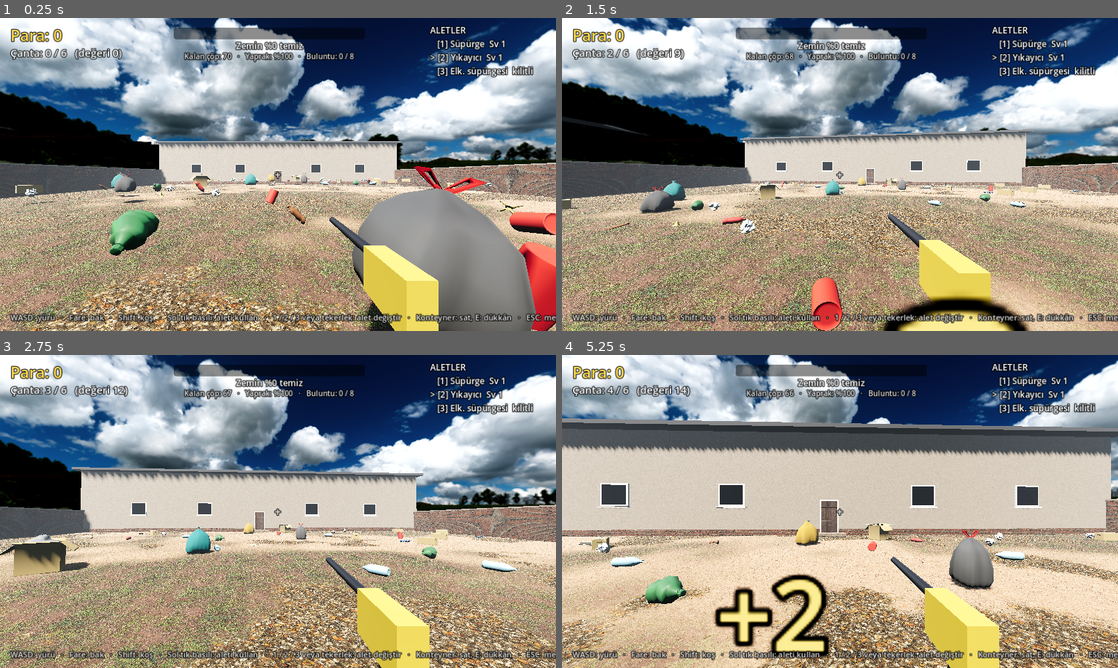
Above: before the commit, frames 1-4 (two rows, left to right).
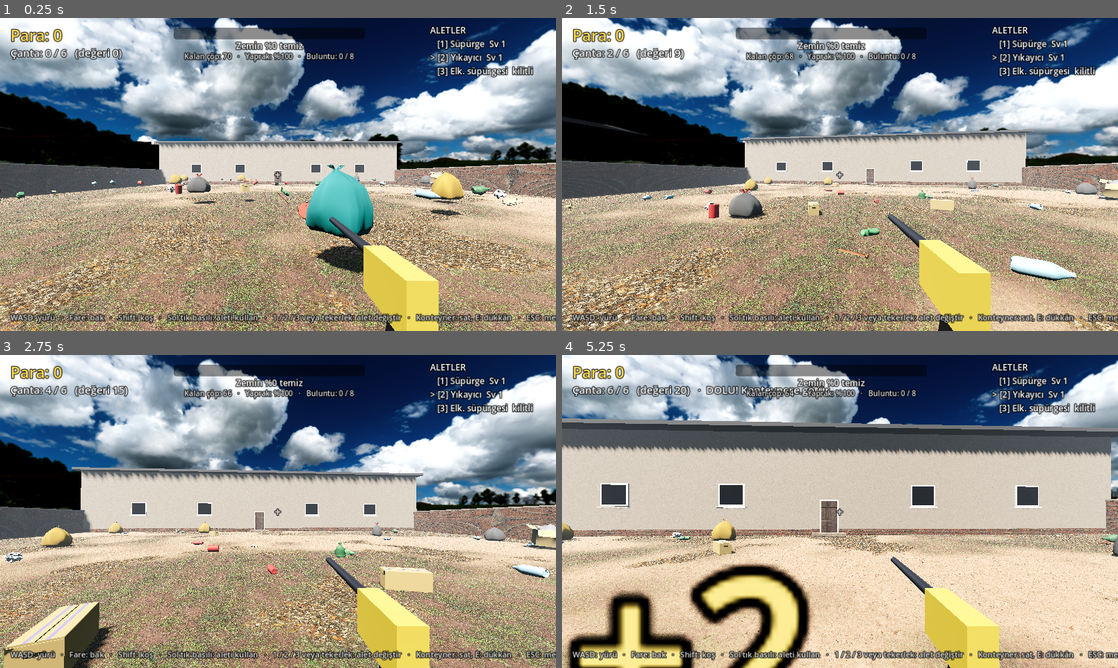
Above: after the commit, the same moments.

Repository: bogacavdar/Junk-to-Shine
Game: Godot game, scene res://main.tscn
Two runs of this game, one before a commit and one after it. Both use one fixed random seed, a clock stepped at 60 frames per second and the inputs below.
Inputs (mouse positions are in pixels of both pictures, inside the frame that each line leads up to):
- Up to frame 1 (0.25 s): no input
- Up to frame 2 (1.5 s): tap Enter at 0.5 s; move the mouse to (867, 174) at 0.52 s; hold E (interact) 0.53-1.28 s; hold W (move_up) from 0.53 s (still down); click (867, 174) at 0.67 s; move the mouse to (812, 174) at 1.27 s; tap Shift (run) at 1.35 s
- Up to frame 3 (2.75 s): keep holding W (move_up); move the mouse to (289, 505) at 2.02 s; press the mouse at (289, 505) at 2.03 s
- Up to frame 4 (5.25 s): keep holding W (move_up); move the mouse to (834, 517) at 2.77 s; release the mouse at (834, 517) at 2.78 s; tap 1 at 2.85 s; click (834, 517) at 2.92 s; move the mouse to (878, 514) at 3.52 s; tap 2 at 3.6 s; move the mouse to (795, 508) at 4.27 s; tap 3 at 4.35 s; move the mouse to (845, 511) at 5.02 s; hold E (interact) from 5.03 s (still down); click (845, 511) at 5.17 s

The runs differ from the first frame. In frame 1, 25% of the frame differs, in the area x 0-100%, y 46-100%; in frame 2, 14%; in frame 3, 16%; in frame 4, 22%.

Commit message:
Süpürgeyi yeniden tasarla, alet hareketleri, ince hedef halkası
- Süpürge: ahşap dokulu sap sağ alttan öne-aşağı uzanıyor, fırça başı ve kılları görünür
- Kullanırken süpürge sağa sola süpürüyor, yıkayıcı tepiyor, elektrik süpürgesi titriyor
- Dolu sarı disk yerine ince yarı saydam hedef halkası

Co-Authored-By: Claude Opus 5.5 <noreply@anthropic.com>
Claude-Session: https://claude.ai/code/session_01BTyhiHPd1tC3NJd2rRFT53

Diff:
--- a/scripts/main.gd
+++ b/scripts/main.gd
@@ -571,13 +571,13 @@
 func _build_tool_visuals() -> void:
 	# Hedef halkası (rengi alete göre değişir)
 	aim_ring = MeshInstance3D.new()
-	var disk := CylinderMesh.new()
-	disk.top_radius = 1.0
-	disk.bottom_radius = 1.0
-	disk.height = 0.02
-	disk.radial_segments = 24
+	var disk := TorusMesh.new()
+	disk.inner_radius = 0.95
+	disk.outer_radius = 1.0
+	disk.rings = 48
+	disk.ring_segments = 4
 	ring_mat = StandardMaterial3D.new()
-	ring_mat.albedo_color = Color(0.6, 0.9, 1.0, 0.25)
+	ring_mat.albedo_color = Color(0.65, 0.9, 1.0, 0.55)
 	ring_mat.transparency = BaseMaterial3D.TRANSPARENCY_ALPHA
 	ring_mat.shading_mode = BaseMaterial3D.SHADING_MODE_UNSHADED
 	disk.material = ring_mat
@@ -748,6 +748,7 @@
 	spray.global_position = aim + Vector3(0, 0.1, 0)
 	spray.emission_sphere_radius = r * (0.9 if current_tool == TOOL_VACUUM else 0.6)
 	spray.emitting = using
+	player.set_using(using)
 	_update_water_stream(using and current_tool == TOOL_WASHER, aim)
 	if using:
 		if not spray_player.playing:
@@ -871,7 +872,7 @@
 func _apply_tool_fx() -> void:
 	match current_tool:
 		TOOL_BROOM:
-			ring_mat.albedo_color = Color(1.0, 0.8, 0.4, 0.25)
+			ring_mat.albedo_color = Color(1.0, 0.85, 0.5, 0.55)
 			spray_mat.albedo_color = Color(0.72, 0.5, 0.26)
 			spray.direction = Vector3.UP
 			spray.spread = 80.0
@@ -882,7 +883,7 @@
 			spray.radial_accel_max = 8.0
 			spray_player.volume_db = -15.0
 		TOOL_WASHER:
-			ring_mat.albedo_color = Color(0.6, 0.9, 1.0, 0.25)
+			ring_mat.albedo_color = Color(0.65, 0.9, 1.0, 0.55)
 			spray_mat.albedo_color = Color(0.7, 0.9, 1.0)
 			spray.direction = Vector3.UP
 			spray.spread = 55.0
@@ -893,7 +894,7 @@
 			spray.radial_accel_max = 0.0
 			spray_player.volume_db = -18.0
 		TOOL_VACUUM:
-			ring_mat.albedo_color = Color(0.85, 0.6, 1.0, 0.25)
+			ring_mat.albedo_color = Color(0.85, 0.65, 1.0, 0.55)
 			spray_mat.albedo_color = Color(0.92, 0.9, 0.96)
 			spray.direction = Vector3.UP
 			spray.spread = 180.0
--- a/scripts/player.gd
+++ b/scripts/player.gd
@@ -14,6 +14,9 @@
 
 const TOOL_BASE := Vector3(0.3, -0.3, -0.55)
 var bob_time := 0.0
+var using_tool := false
+var active_tool := 1
+var use_time := 0.0
 
 
 func _ready() -> void:
@@ -45,21 +48,36 @@
 
 
 func _build_tools() -> void:
-	# Süpürge: sap + fırça başı, öne ve aşağı eğik
+	# Süpürge: sap sağ alttan öne-aşağı uzanır, fırça başı ekranın altında görünür
 	var broom := Node3D.new()
-	broom.rotation_degrees = Vector3(-35, 8, 0)
+	broom.position = Vector3(0.05, 0.12, 0.12)
+	var stick_dir := Vector3(-0.2, -0.75, -1.4).normalized()
+	broom.quaternion = Quaternion(Vector3.UP, -stick_dir)
 	tool_root.add_child(broom)
+	var wood := StandardMaterial3D.new()
+	wood.albedo_texture = load("res://assets/textures/wooden_gate_diff.jpg")
+	wood.albedo_color = Color(1.25, 1.1, 0.95)
+	wood.uv1_scale = Vector3(0.6, 2.0, 1.0)
+	wood.roughness = 0.55
 	var stick := CylinderMesh.new()
-	stick.top_radius = 0.018
+	stick.top_radius = 0.016
 	stick.bottom_radius = 0.018
-	stick.height = 1.3
-	stick.radial_segments = 10
-	stick.material = _mat(Color(0.55, 0.38, 0.2), 0.7)
-	_add_to(broom, stick, Vector3(0, -0.25, 0))
-	var head_mesh := BoxMesh.new()
-	head_mesh.size = Vector3(0.45, 0.08, 0.12)
-	head_mesh.material = _mat(Color(0.75, 0.6, 0.25), 0.9)
-	_add_to(broom, head_mesh, Vector3(0, -0.9, 0))
+	stick.height = 1.7
+	stick.radial_segments = 12
+	stick.material = wood
+	_add_to(broom, stick, Vector3(0, -0.85, 0))
+	var block := BoxMesh.new()
+	block.size = Vector3(0.42, 0.06, 0.09)
+	block.material = wood
+	_add_to(broom, block, Vector3(0, -1.72, 0))
+	var bristle_mat := _mat(Color(0.32, 0.22, 0.12), 0.95)
+	for i in 14:
+		var bristle := BoxMesh.new()
+		bristle.size = Vector3(0.022, 0.13, 0.07)
+		bristle.material = bristle_mat
+		var bx := -0.19 + i * (0.38 / 13.0)
+		var bm := _add_to(broom, bristle, Vector3(bx, -1.81, 0.0))
+		bm.rotation_degrees = Vector3(0, 0, randf_range(-6.0, 6.0))
 
 	# Basınçlı yıkama tabancası
 	var gun := Node3D.new()
@@ -138,6 +156,21 @@
 	camera.position.y = sin(bob_time) * 0.035
 	tool_root.position = TOOL_BASE + Vector3(cos(bob_time * 0.5) * 0.012, sin(bob_time) * 0.018, 0)
 
+	# Kullanırken alet hareketi: süpürge sağa sola süpürür, yıkayıcı tepme, elektrik süpürgesi titreşim
+	var target_rot := Vector3.ZERO
+	if using_tool:
+		use_time += delta
+		match active_tool:
+			0:
+				target_rot = Vector3(0, sin(use_time * 7.0) * 0.32, sin(use_time * 7.0) * -0.08)
+			1:
+				tool_root.position += Vector3(randf_range(-0.003, 0.003), randf_range(-0.003, 0.003), 0.012)
+			2:
+				tool_root.position += Vector3(randf_range(-0.0025, 0.0025), randf_range(-0.0025, 0.0025), 0)
+	else:
+		use_time = 0.0
+	tool_root.rotation = tool_root.rotation.lerp(target_rot, clampf(delta * 12.0, 0.0, 1.0))
+
 
 ## Bakış açısını değiştirir (radyan cinsinden yatay/dikey). Kontrolcü ve dokunmatik kullanır.
 func add_look(v: Vector2) -> void:
@@ -151,7 +184,12 @@
 	return tool_root.global_position - camera.global_basis.z * 0.6 + camera.global_basis.y * 0.04
 
 
+func set_using(v: bool) -> void:
+	using_tool = v
+
+
 func set_tool(t: int) -> void:
+	active_tool = t
 	for i in tool_nodes.size():
 		tool_nodes[i].visible = (i == t)
 
